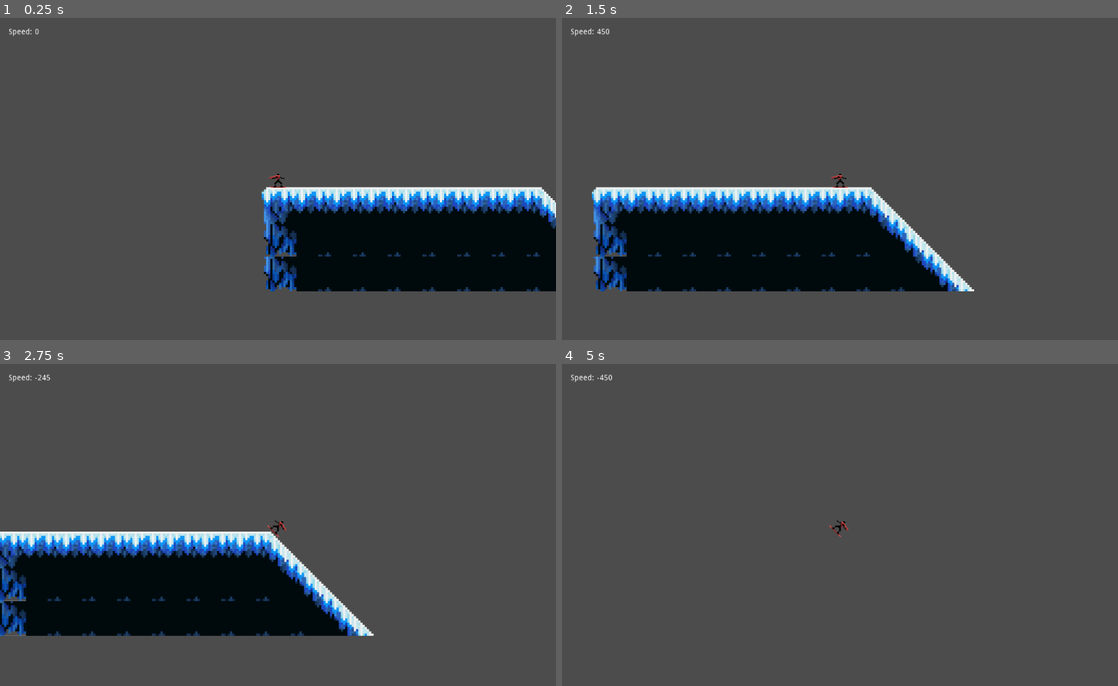
Above: before the commit, frames 1-4 (two rows, left to right).
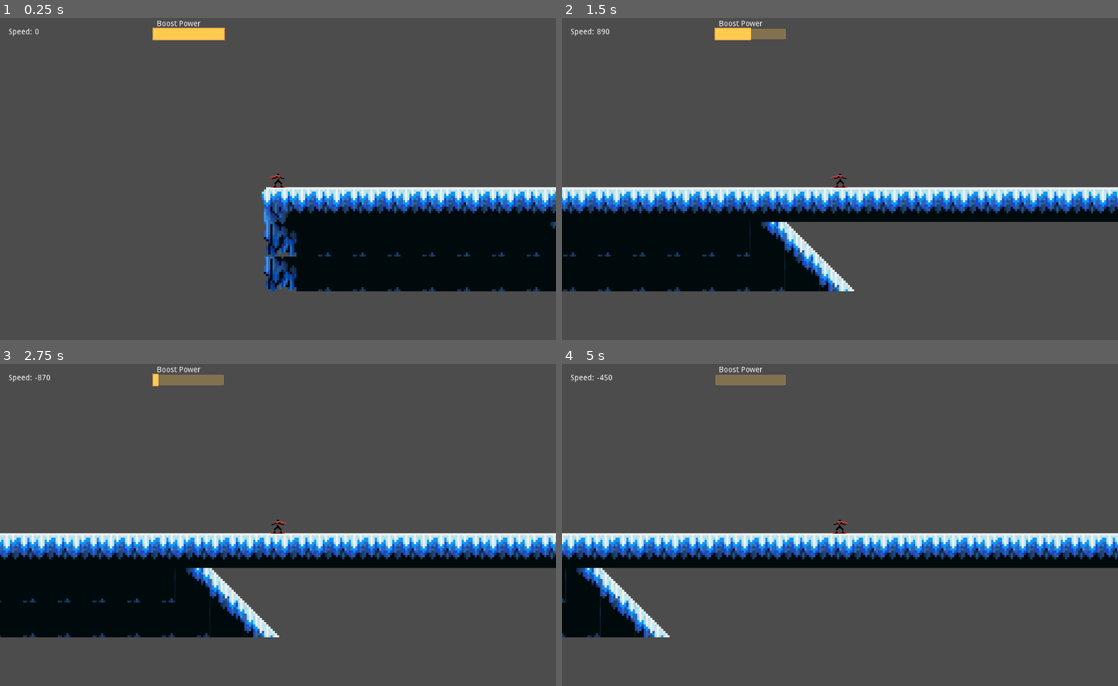
Above: after the commit, the same moments.

Repository: tompasini/Snowboarding-Prototype-2
Game: Godot game, scene res://Level1.tscn
The game is run twice, just before and just after one commit, with the same random seed, the same clock (stepped at 60 frames per second) and the same inputs. Before the commit the project has no main scene; this scene is started directly in both runs.
Inputs:
- Up to frame 1 (0.25 s): no input
- Up to frame 2 (1.5 s): tap Enter at 0.5 s; hold Shift (boost, bound only after the commit) 0.53-1.28 s; hold D (right) from 0.53 s (still down); tap Space (jump) at 0.77 s; tap Shift (boost, bound only after the commit) at 1.35 s
- Up to frame 3 (2.75 s): tap Space (jump) at 1.52 s; release D (right) at 2.03 s; hold A (left) from 2.03 s (still down); hold Shift (boost, bound only after the commit) from 2.03 s (still down)
- Up to frame 4 (5 s): release A (left) at 2.78 s; release Shift (boost, bound only after the commit) at 2.78 s; hold D (right) 2.78-4.28 s; tap Shift (boost, bound only after the commit) at 2.85, 4.35 s; tap Space (jump) at 3.02, 3.77, 4.52 s; hold Shift (boost, bound only after the commit) 3.53-4.28 s; hold A (left) from 4.28 s (still down)

The runs differ from the first frame. In frame 1, 0.8% of the frame differs, in the area x 27-100%, y 0-64%; in frame 2, 17%, in the area x 0-100%, y 0-85%; in frame 3, 15%; in frame 4, 14%.

Commit message:
added ability to boost and boost bar

Diff:
--- a/Level1.tscn
+++ b/Level1.tscn
@@ -1,14 +1,20 @@
-[gd_scene load_steps=3 format=2]
+[gd_scene load_steps=5 format=2]
 
 [ext_resource path="res://Assets/Tilesets/IceTileset.tres" type="TileSet" id=1]
 [ext_resource path="res://Player.tscn" type="PackedScene" id=2]
+
+[sub_resource type="CanvasItemMaterial" id=1]
+blend_mode = 1
+
+[sub_resource type="StyleBoxFlat" id=2]
+bg_color = Color( 0.945098, 0.521569, 0.027451, 1 )
 
 [node name="Level1" type="Node2D"]
 
 [node name="TileMap" type="TileMap" parent="."]
 tile_set = ExtResource( 1 )
 format = 1
-tile_data = PoolIntArray( 196609, 0, 0, 196610, 1, 0, 196611, 1, 0, 196612, 1, 0, 196613, 1, 0, 196614, 1, 0, 196615, 1, 0, 196616, 1, 0, 196617, 16, 0, 262145, 6, 0, 262146, 34, 0, 262147 …(278 unchanged characters)…
+tile_data = PoolIntArray( 196609, 0, 0, 196610, 1, 0, 196611, 1, 0, 196612, 1, 0, 196613, 1, 0, 196614, 1, 0, 196615, 1, 0, 196616, 1, 0, 196617, 1, 0, 196618, 1, 0, 196619, 1, 0, 196620, 1, 0, 196621, 1, 0, 196622, 1, 0, 196623, 1, 0, 196624, 1, 0, 196625, 1, 0, 196626, 1, 0, 196627, 1, 0, 196628, 1, 0, 196629, 1, 0, 196630, 1, 0, 196631, 1, 0, 196632, 1, 0, 196633, 1, 0, 196634, 1, 0, 196635, 1, 0, 196636, 1, 0, 196637, 1, 0, 196638, 1, 0, 196639, 1, 0, 196640, 1, 0, 196641, 1, 0, 262145, 6, 0, 262146, 34, 0, 262147 …(278 unchanged characters)…
 
 [node name="Player" parent="." instance=ExtResource( 2 )]
 position = Vector2( 94, 178 )
@@ -40,3 +46,28 @@
 __meta__ = {
 "_edit_use_anchors_": false
 }
+
+[node name="BoostBar Label" type="Label" parent="Player"]
+margin_left = -223.0
+margin_top = -296.0
+margin_right = -137.0
+margin_bottom = -280.0
+text = "Boost Power"
+__meta__ = {
+"_edit_use_anchors_": false
+}
+
+[node name="BoostBar" type="ProgressBar" parent="Player"]
+modulate = Color( 0.968627, 0.678431, 0.0392157, 1 )
+material = SubResource( 1 )
+margin_left = -231.0
+margin_top = -282.0
+margin_right = -98.0
+margin_bottom = -259.0
+custom_styles/fg = SubResource( 2 )
+max_value = 1000.0
+value = 1000.0
+percent_visible = false
+__meta__ = {
+"_edit_use_anchors_": false
+}
--- a/Player.gd
+++ b/Player.gd
@@ -2,6 +2,7 @@
 
 var velocity = Vector2(0, 0)
 var speed = 0
+var boostPower = 1000
 var JUMPFORCE = -900 + (speed/2)
 const GRAVITY = 75
 const BASE_SPEED = 450
@@ -27,6 +28,12 @@
 		elif($AnimatedSprite.flip_h && speed == 0):
 			speed = -BASE_SPEED
 
+	if(Input.is_action_pressed("boost") && boostPower > 0 && speed != 0):
+		boostPower -= 10
+		$BoostBar.value = boostPower
+		increase_speed(10, $AnimatedSprite.flip_h)
+		print(speed)
+
 	set_velocity()
 
 	if(speed > BASE_SPEED && normal.x == 0):
@@ -34,8 +41,8 @@
 
 	$Speed.text = str(speed)
 
-func body_enter(body):
-	print('pole stuff')
+#func body_enter(body):
+#	print('pole stuff')
 #	var isPole = body.is_in_group("pole")
 #	var direction = $AnimatedSprite.flip_h
 #	if(isPole):
@@ -44,13 +51,19 @@
 #		else:
 #			speed = -(BASE_SPEED + POLE_MODIFIER)
 
+func increase_speed(modifier, direction):
+	if(!direction):
+		speed += modifier
+	else:
+		speed += -modifier
+
 func set_velocity():
 	velocity.y += GRAVITY
 	velocity.x = speed
 	velocity = move_and_slide(velocity, Vector2.UP)
 	for i in get_slide_count():
 		var collision = get_slide_collision(i)
-		body_enter(collision.collider)
+#		body_enter(collision.collider)
 
 func assign_rotation(normal, degrees):
 	var offset: float = deg2rad(degrees)
--- a/project.godot
+++ b/project.godot
@@ -11,6 +11,7 @@
 [application]
 
 config/name="Snowboarding Prototype 2"
+run/main_scene="res://Level1.tscn"
 config/icon="res://icon.png"
 
 [input]
@@ -35,6 +36,11 @@
 "events": [ Object(InputEventKey,"resource_local_to_scene":false,"resource_name":"","device":0,"alt":false,"shift":false,"control":false,"meta":false,"command":false,"pressed":false,"scancode":71,"physical_scancode":0,"unicode":0,"echo":false,"script":null)
  ]
 }
+boost={
+"deadzone": 0.5,
+"events": [ Object(InputEventKey,"resource_local_to_scene":false,"resource_name":"","device":0,"alt":false,"shift":false,"control":false,"meta":false,"command":false,"pressed":false,"scancode":16777237,"physical_scancode":0,"unicode":0,"echo":false,"script":null)
+ ]
+}
 
 [physics]
 
